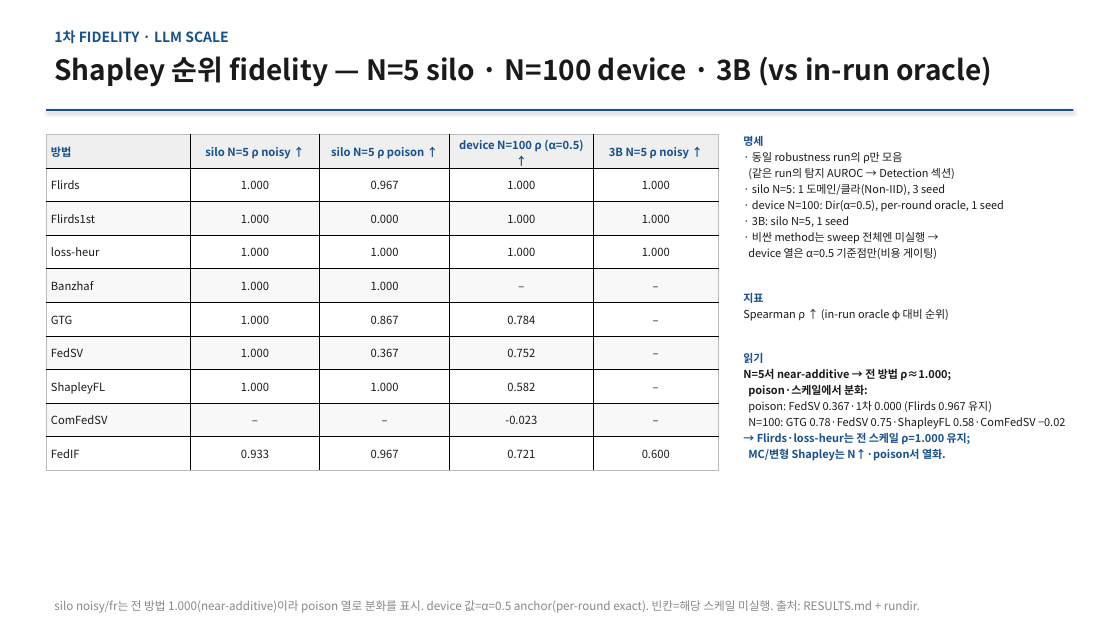
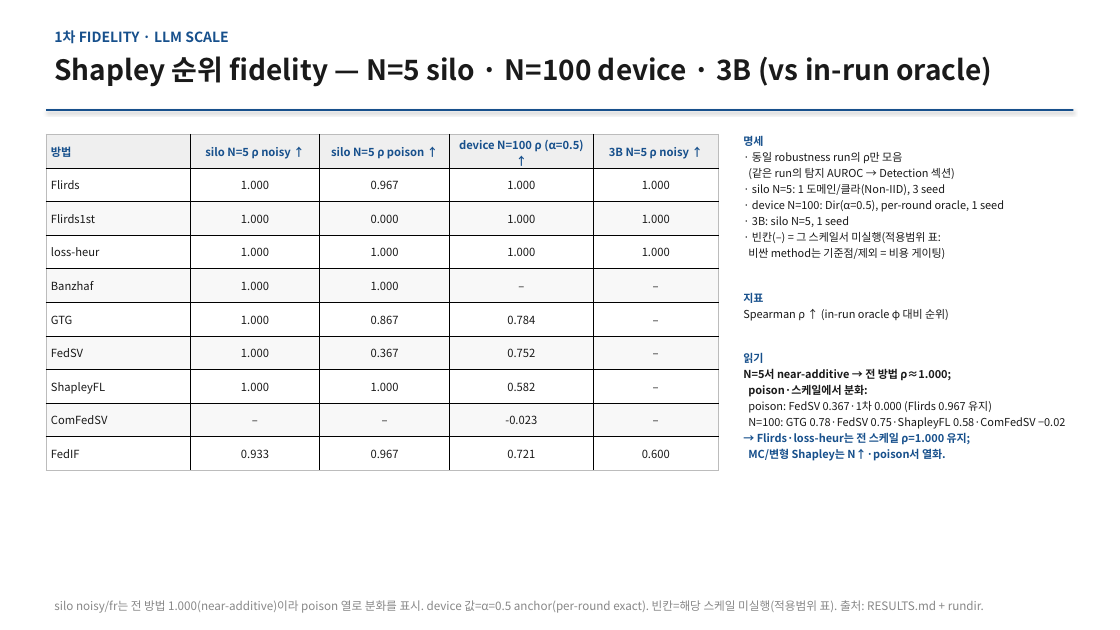
Before and after one commit to YongheeChoi/flirds, a slide deck: slide 9 of research-wiki/presentations/2026-06-results-report/flirds-results-2026-06.pptx (slide 7 before the commit). Drawn at 1120x630 pixels with LibreOffice and Linux fonts; fonts in the diff are those of the drawing. Boxes give left, top, right and bottom in pixels: in the first picture for what was removed or moved away, otherwise in the second. Text is boxed around its words. In the diff, an @@ line names an element or a change of style, - is before the commit and + after.

```diff
--- a/research-wiki/presentations/2026-06-results-report/flirds-results-2026-06.pptx
+++ b/research-wiki/presentations/2026-06-results-report/flirds-results-2026-06.pptx
@@ text at <box>748,232,946,259</box>: text changed @@
-· 비싼 method는 sweep 전체엔 미실행 →
-device 열은 α=0.5 기준점만(비용 게이팅)
+· 빈칸(–) = 그 스케일서 미실행(적용범위 표:
+비싼 method는 기준점/제외 = 비용 게이팅)
@@ text at <box>54,600,984,613</box>: text changed @@
-silo noisy/fr는 전 방법 1.000(near-additive)이라 poison 열로 분화를 표시. device 값=α=0.5 anchor(per-round exact). 빈칸=해당 스케일 미실행. 출처: RESULTS.md + rundir.
+silo noisy/fr는 전 방법 1.000(near-additive)이라 poison 열로 분화를 표시. device 값=α=0.5 anchor(per-round exact). 빈칸=해당 스케일 미실행(적용범위 표). 출처: RESULTS.md + rundir.
```
Also in this commit, not shown: 8 other slides changed, 2 slides added, 20 other files.
